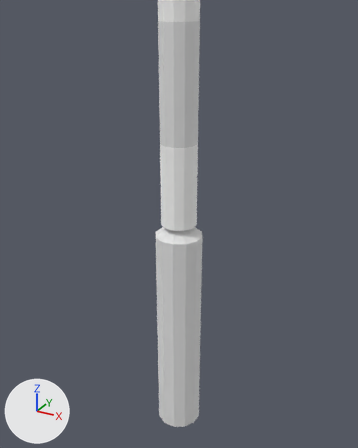
The OBJ model fabric/src/main/resources/assets/mtrsteamloco/eyecandies/scotrail_station_light.obj, before and after one commit.
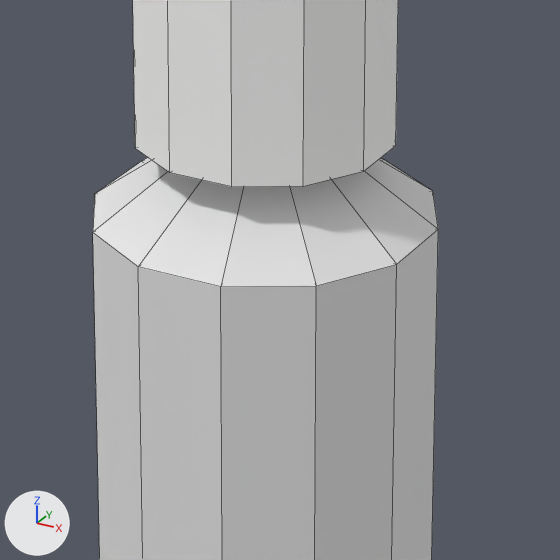
Old and new are each drawn from a 50 mm lens placed at (1.172, -2.129, 2.25), pointed at (0.029, -0.051, 1.21) and again close up on the part from 40% to 61% of the width and 46% to 63% of the height. Every picture has the same lights, and +X, +Y and +Z are marked at lower left. The close-ups show mesh edges as thin lines. Where no turn or scale is listed for an object, it has been applied to the vertices.
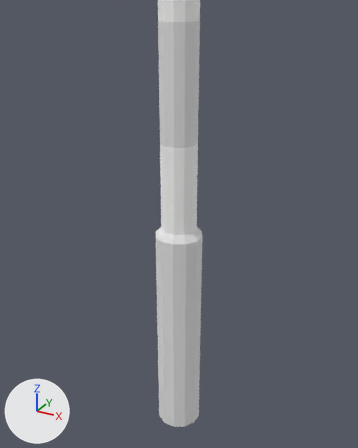
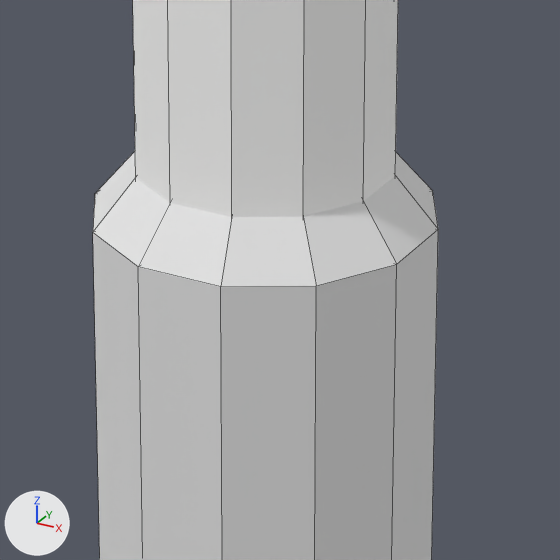
The change, as JSON lines over the scene's bpy script:
```json
{"block": "me_cone", "where": "me_cone.from_pydata(...)  # 14 vertices, 24 faces; spans x -0.125..0.125, y -0.125..0.125, z 1.125..1.219"}
{"block": "me_cone", "where": "# used by ob_cone; location = (0.0, 0.0, 0.0)"}
{"block": "me_cone", "change": "me_cone part 1: the whole mesh is scaled about its middle by (1, 1, 1.67), then moved by (0.0, 0.0, 0.031)"}
{"block": "me_cylinder_001", "where": "me_cylinder_001.from_pydata(...)  # 26 vertices, 36 faces; spans x -0.094..0.094, y -0.094..0.094, z 1.188..1.625"}
{"block": "me_cylinder_001", "where": "# used by ob_cylinder_001; location = (0.0, 0.0, 0.0)"}
{"block": "me_cylinder_001", "change": "me_cylinder_001 part 2: all 13 vertices in x -0.094..0.094, y -0.094..0.094, z 1.188 are moved by (0.0, 0.0, -0.125)"}
```

Where the change shows, as pixel boxes (x1, y1, x2, y2) in the close-ups (560 x 560 px):
```json
{"object": "cylinder.001", "change": "reshaped", "before": [133, 0, 398, 187], "after": [133, 0, 398, 217]}
{"object": "cone", "change": "mesh rescaled", "before": [93, 158, 438, 287], "after": [93, 152, 438, 287]}
```
